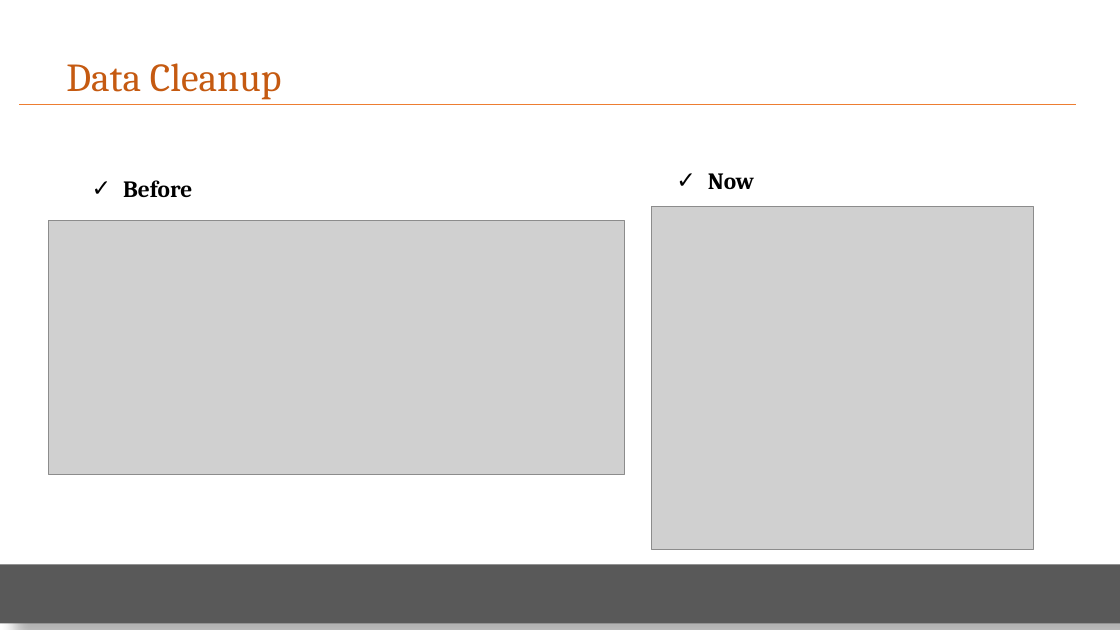
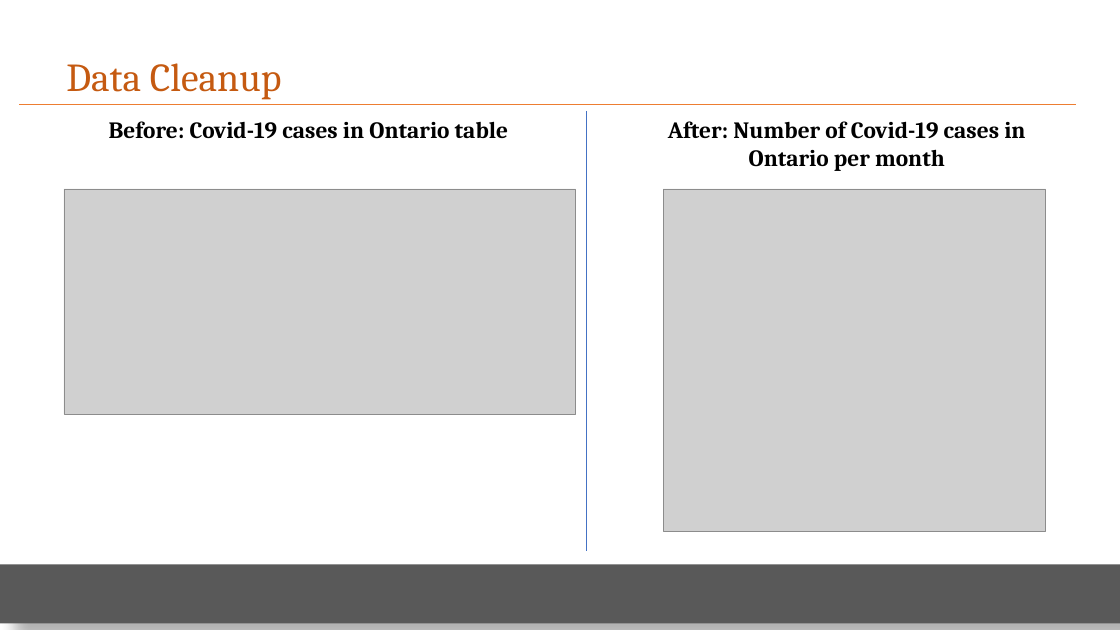
Before and after one commit to elubanska/GTA_real_estate_market, a slide deck: slide 5 of Presentation_proj_1/Real Estate Mkt.pptx. Drawn at 1120x630 pixels with LibreOffice and Linux fonts; fonts in the diff are those of the drawing; grey boxes stand for pictures. Boxes give left, top, right and bottom in pixels: in the first picture for what was removed or moved away, otherwise in the second. Text is boxed around its words. In the diff, an @@ line names an element or a change of style, - is before the commit and + after.

```diff
--- a/Presentation_proj_1/Real Estate Mkt.pptx
+++ b/Presentation_proj_1/Real Estate Mkt.pptx
@@ line added from (586, 111) to (586, 551), #4472C4 0.5 pt @@
@@ text at bbox=[109, 121, 508, 139]: text changed @@
-✓ Before
+Before: Covid-19 cases in Ontario table
@@ text at bbox=[668, 121, 1025, 171]: text changed @@
-✓ Now
+After: Number of Covid-19 cases in Ontario per month
@@ picture: place and size @@
-picture at bbox=[48, 220, 624, 474]
+picture at bbox=[64, 189, 576, 414]
@@ picture: place and size @@
-picture at bbox=[651, 207, 1033, 549]
+picture at bbox=[663, 189, 1045, 531]
```
Also in this commit, not shown: 1 other slide changed, 6 slides added, 6 slides removed, 2 other files.
